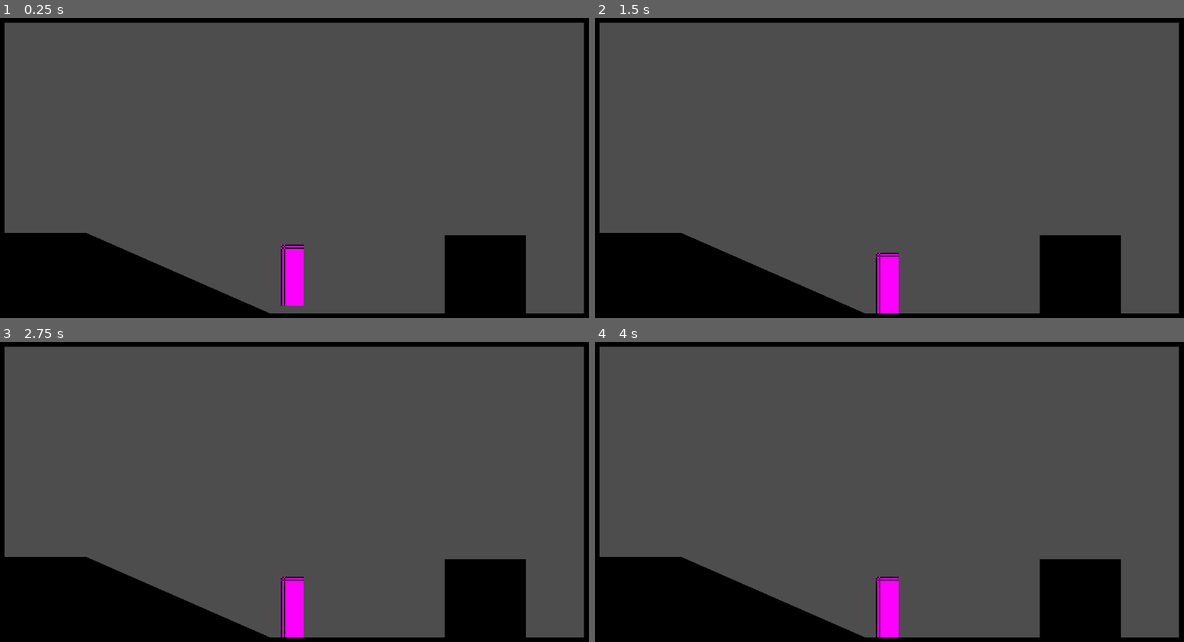
Above: before the commit, frames 1-4 (two rows, left to right).
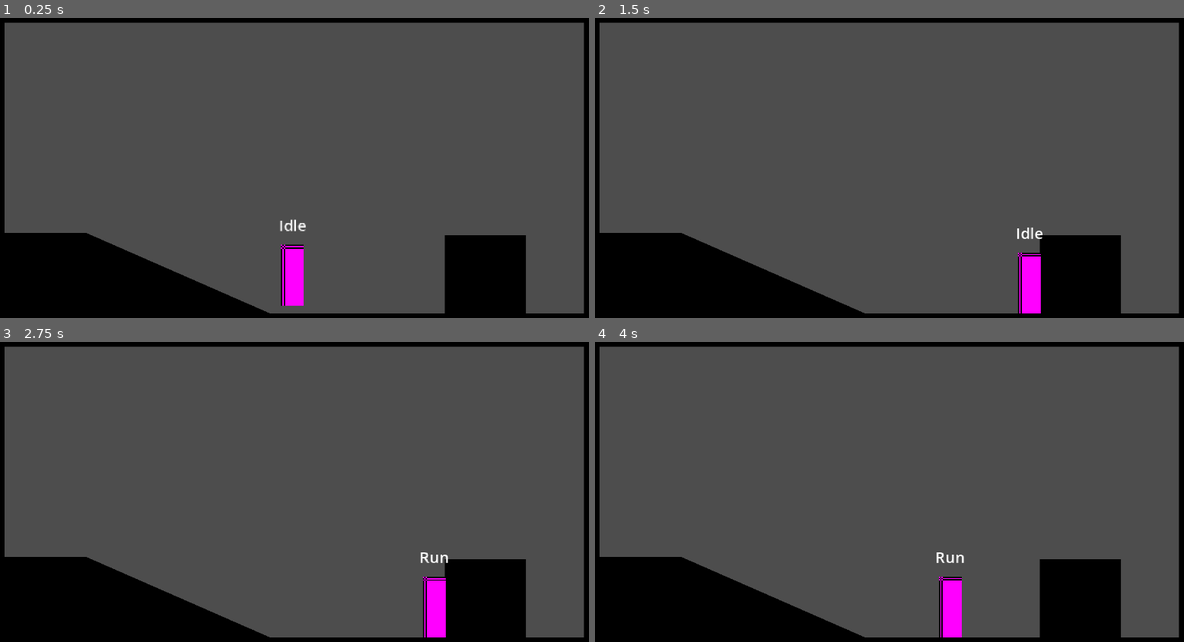
Above: after the commit, the same moments.

Repository: joshualeecoss/goodboy
Game: Godot game, scene res://playground.tscn
Two runs of this game, one before a commit and one after it. Both use one fixed random seed, a clock stepped at 60 frames per second and the inputs below.
Inputs:
- Up to frame 1 (0.25 s): no input
- Up to frame 2 (1.5 s): hold Right (right) 0.53-1.28 s; hold Down (down) from 1.28 s (still down)
- Up to frame 3 (2.75 s): tap Enter at 2 s; release Down (down) at 2.03 s; hold Right (right) from 2.03 s (still down)
- Up to frame 4 (4 s): tap Space at 2.75 s; release Right (right) at 2.78 s; hold Up (up) 2.78-3.53 s; tap Enter at 3.5 s; hold Left (left) from 3.53 s (still down)

The runs differ from the first frame. In frame 1, less than 0.1% of the frame differs, in the area x 47-52%, y 67-72%; in frame 2, 1.7%, in the area x 47-76%, y 69-99%; in frame 3, 1.7%; in frame 4, 1.7%.

Commit message:
Refactor player states, add state label
Rename input handler from handle_inputs to handle_input across player and state scripts and update _unhandled_input to call the new API. Add Idle and Run state nodes to the Player scene and wire them via onready references in the base PlayerState. Implement simple transitions and physics: idle sets velocity.x = 0 and switches to Run when direction.x != 0; run sets velocity.x = direction.x * move_speed and returns to Idle when direction.x == 0. Use Input.get_axis for directional input and introduce an exported move_speed variable. Add a Label to the Player scene that displays the current state name when initialized/changed.

Diff:
--- a/player/player.tscn
+++ b/player/player.tscn
@@ -13,6 +13,16 @@
 [node name="Player" type="CharacterBody2D" unique_id=1151186963]
 script = ExtResource("1_oul6g")
 
+[node name="States" type="Node" parent="." unique_id=1925338137]
+
+[node name="Idle" type="Node" parent="States" unique_id=1135045167]
+unique_name_in_owner = true
+script = ExtResource("2_g1dw6")
+
+[node name="Run" type="Node" parent="States" unique_id=235972184]
+unique_name_in_owner = true
+script = ExtResource("3_yw30f")
+
 [node name="Sprite2D" type="Sprite2D" parent="." unique_id=1149609672]
 position = Vector2(0, -24)
 texture = SubResource("PlaceholderTexture2D_kqu6x")
@@ -22,10 +32,11 @@
 shape = SubResource("RectangleShape2D_oul6g")
 debug_color = Color(0, 0.6, 0.69803923, 0.2901961)
 
-[node name="States" type="Node" parent="." unique_id=1925338137]
-
-[node name="Idle" type="Node" parent="States" unique_id=1135045167]
-script = ExtResource("2_g1dw6")
-
-[node name="Run" type="Node" parent="States" unique_id=235972184]
-script = ExtResource("3_yw30f")
+[node name="Label" type="Label" parent="." unique_id=561814373]
+offset_left = -37.0
+offset_top = -72.0
+offset_right = 37.0
+offset_bottom = -49.0
+theme_override_font_sizes/font_size = 12
+text = "label"
+horizontal_alignment = 1
--- a/player/scripts/player.gd
+++ b/player/scripts/player.gd
@@ -1,5 +1,8 @@
 class_name Player extends CharacterBody2D
 
+#region /// export variables
+@export var move_speed: float = 150
+#endregion
 
 #region /// State Machine Variables
 var states: Array[PlayerState]
@@ -22,7 +25,7 @@
 
 
 func _unhandled_input(event: InputEvent) -> void:
-	change_state(current_state.handle_inputs(event))
+	change_state(current_state.handle_input(event))
 	pass
 
 
@@ -57,7 +60,7 @@
 
 	change_state(current_state)
 	current_state.enter()
-
+	$Label.text = current_state.name
 	pass
 
 
@@ -73,12 +76,14 @@
 
 	states.push_front(new_state)
 	current_state.enter()
-
 	states.resize(3)
+	$Label.text = current_state.name
 	pass
 
 
 func update_direction() -> void:
 	#var prev_direction: Vector2 = direction
-	direction = Input.get_vector("left", "right", "up", "down")
+	var x_axis = Input.get_axis("left", "right")
+	var y_axis = Input.get_axis("up", "down")
+	direction = Vector2(x_axis, y_axis)
 	pass
--- a/player/states/00_player_state.gd
+++ b/player/states/00_player_state.gd
@@ -5,7 +5,8 @@
 var next_state : PlayerState
 
 #region /// state references
-# reference to all other states
+@onready var idle: PlayerStateIdle = %Idle
+@onready var run: PlayerStateRun = %Run
 #endregion
 
 
@@ -25,7 +26,7 @@
 
 
 # What happens when an input is pressed (or released)
-func handle_inputs(_event: InputEvent) -> PlayerState:
+func handle_input(_event: InputEvent) -> PlayerState:
 	return next_state
 
 
--- a/player/states/idle.gd
+++ b/player/states/idle.gd
@@ -8,6 +8,7 @@
 
 # What happens when we enter this state
 func enter() -> void:
+	# Play Animation
 	pass
 
 
@@ -17,13 +18,17 @@
 
 
 # What happens when an input is pressed (or released)
-func handle_inputs(_event: InputEvent) -> PlayerState:
+func handle_input(_event: InputEvent) -> PlayerState:
+	# Handle input
 	return next_state
 
 
 func process(_delta: float) -> PlayerState:
+	if player.direction.x != 0:
+		return run
 	return next_state
 
 
 func physics_process(_delta: float) -> PlayerState:
+	player.velocity.x = 0
 	return next_state
--- a/player/states/run.gd
+++ b/player/states/run.gd
@@ -8,6 +8,7 @@
 
 # What happens when we enter this state
 func enter() -> void:
+	# Play animation
 	pass
 
 
@@ -17,13 +18,17 @@
 
 
 # What happens when an input is pressed (or released)
-func handle_inputs(_event: InputEvent) -> PlayerState:
+func handle_input(_event: InputEvent) -> PlayerState:
+	# Handle input
 	return next_state
 
 
 func process(_delta: float) -> PlayerState:
+	if player.direction.x == 0:
+		return idle
 	return next_state
 
 
 func physics_process(_delta: float) -> PlayerState:
+	player.velocity.x = player.direction.x * player.move_speed
 	return next_state
